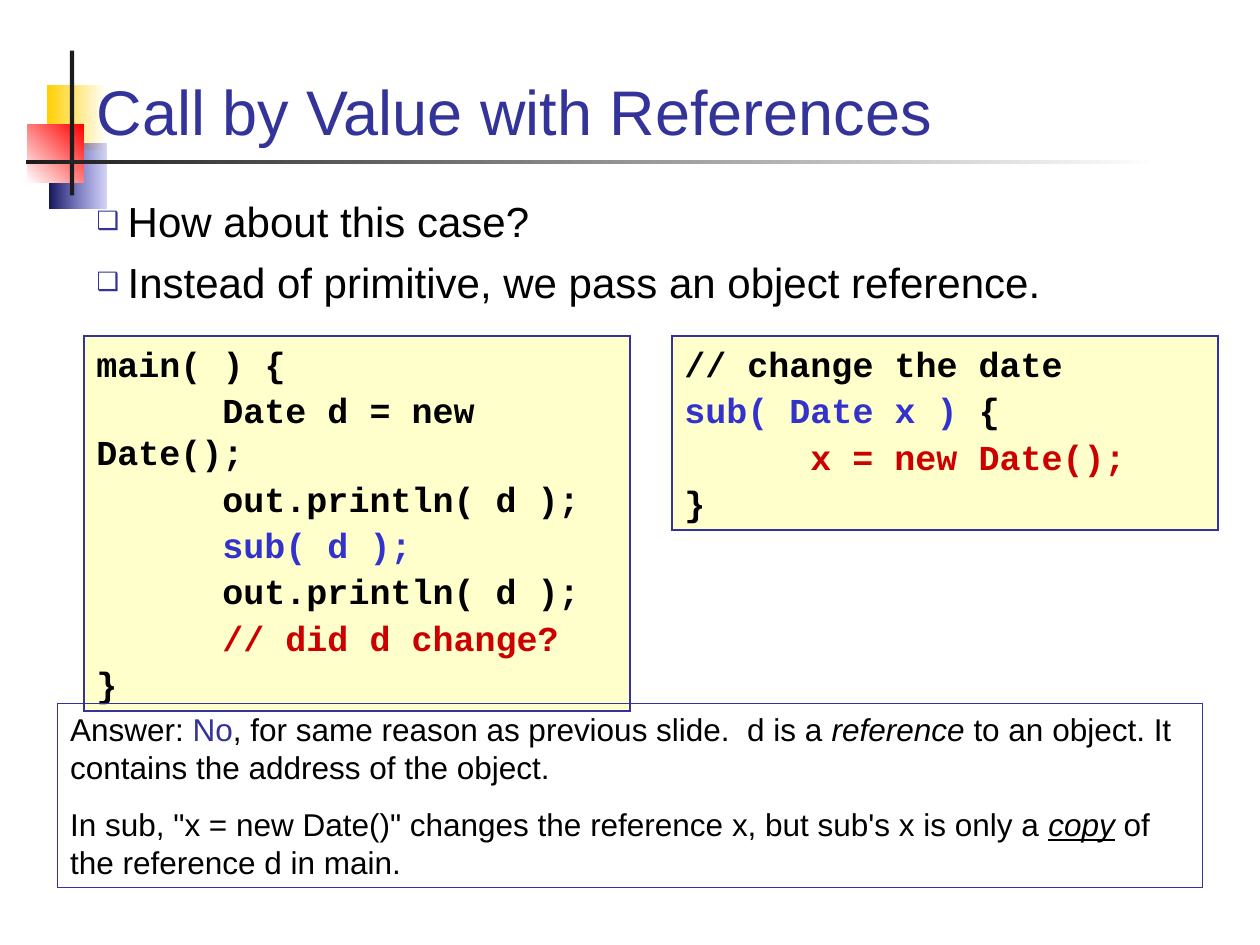
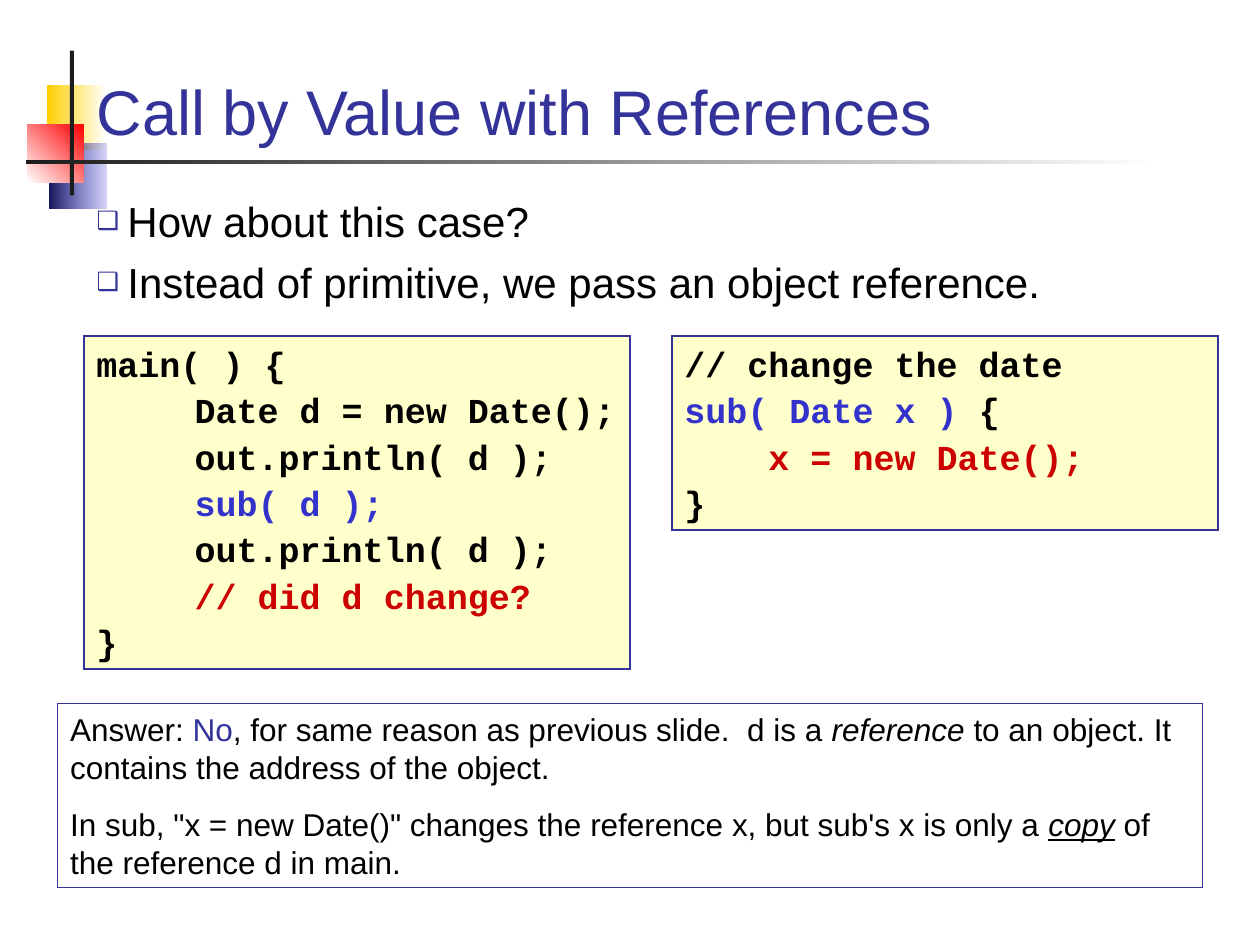
Before and after one commit to skeoop/skeoop.github.io, a slide deck: slide 26 of week3/R1-Review-OO-Concepts.ppt (slide 28 before the commit). Drawn at 1260x945 pixels with LibreOffice and Linux fonts; fonts in the diff are those of the drawing. Boxes give left, top, right and bottom in pixels: in the first picture for what was removed or moved away, otherwise in the second. Text is boxed around its words. In the diff, an @@ line names an element or a change of style, - is before the commit and + after.

```diff
--- a/week3/R1-Review-OO-Concepts.ppt
+++ b/week3/R1-Review-OO-Concepts.ppt
@@ rectangle "main( ) {": place and size @@
-rectangle "main( ) {" at [84,336,630,712]
+rectangle "main( ) {" at [84,336,630,669]
```
Also in this commit, not shown: 69 other slides changed, 3 slides removed, 1 other file.
